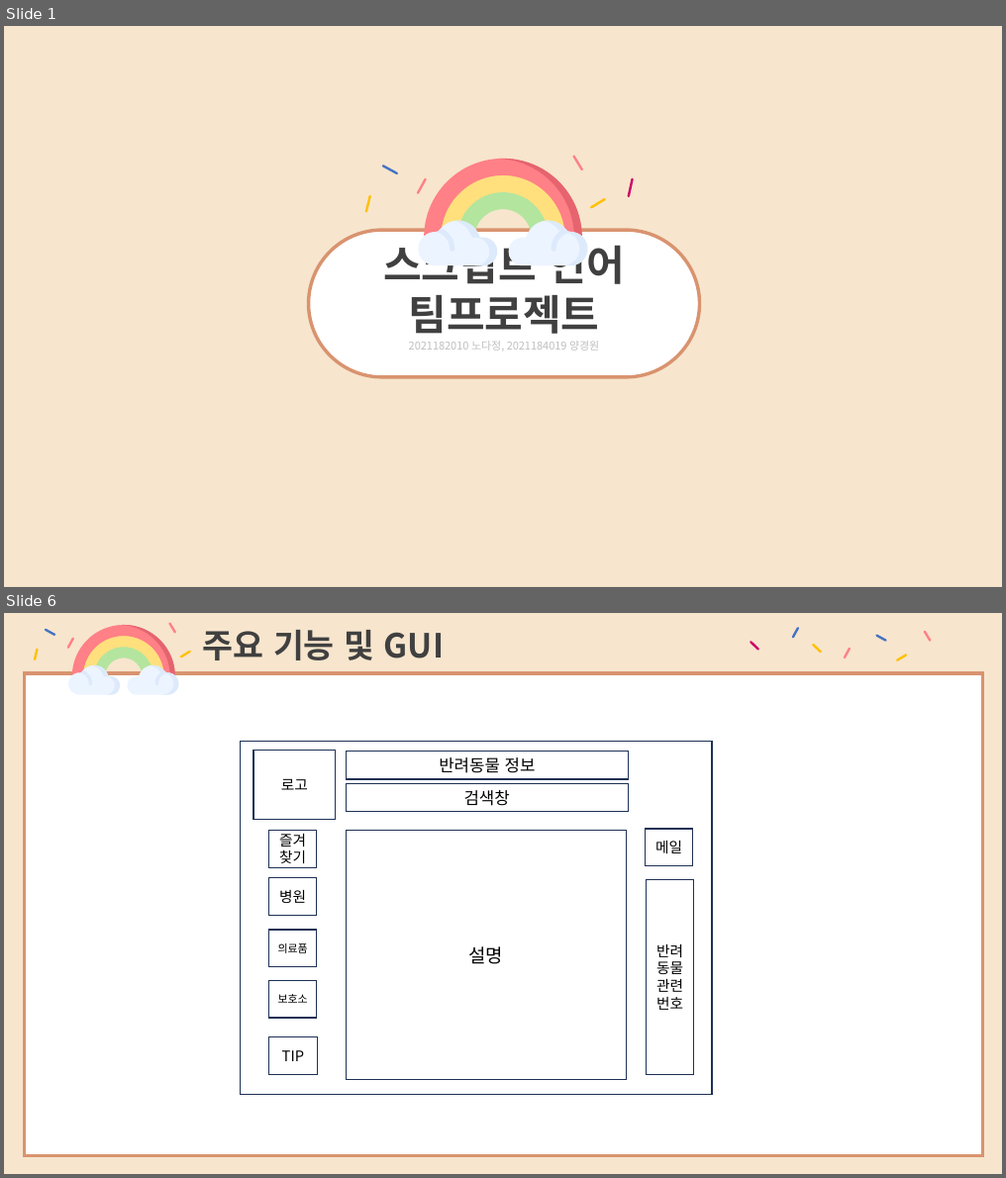
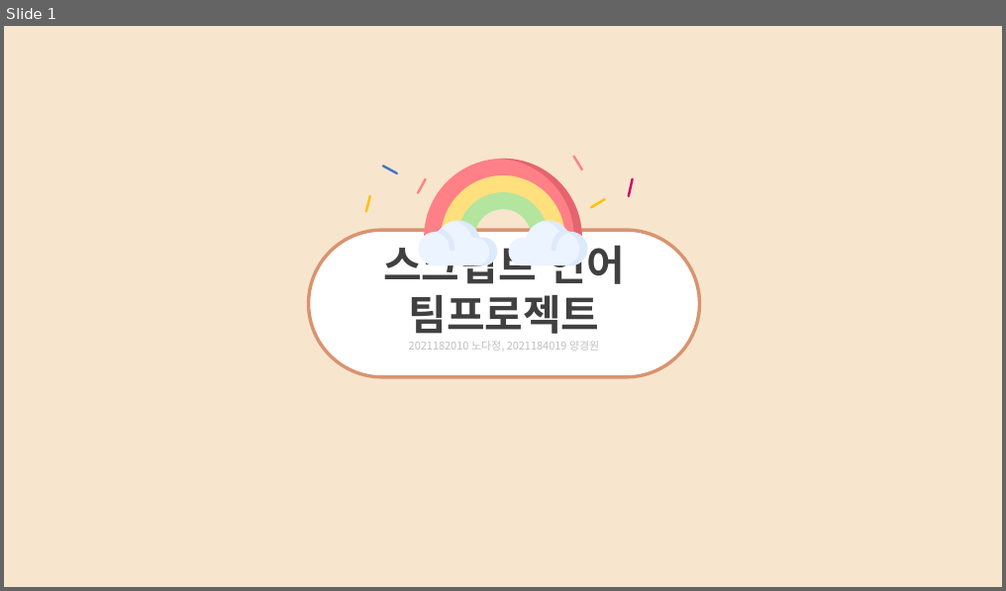
Before and after one commit to Nohdajeong/Pet_Information, a slide deck: 2021182010 노다정, 2021182019 양경원 - 스크립트언어 팀프로젝트 기획ppt.pptx. Shown one above the other, each under a label of ours: slides 1 and 6 before the commit, slide 1 after it; the slides between them are not shown. The pictures are 1006x1178 and 1006x591 pixels, drawn with LibreOffice and Linux fonts; fonts in the diff are those of the drawing. Boxes give left, top, right and bottom in pixels: in the first picture for what was removed or moved away, otherwise in the second. Text is boxed around its words. In the diff, an @@ line names an element or a change of style, - is before the commit and + after.

```diff
--- a/2021182010 노다정, 2021182019 양경원 - 스크립트언어 팀프로젝트 기획ppt.pptx
+++ b/2021182010 노다정, 2021182019 양경원 - 스크립트언어 팀프로젝트 기획ppt.pptx
@@ slide 6 removed at [4, 613, 1002, 1174], background #F7E5CD @@
@@ text removed at [203, 630, 444, 661] @@
-주요 기능 및 GUI
@@ group removed at [35, 624, 190, 660]: 5 lines @@
@@ group removed at [68, 625, 179, 694]: 10 freeform shapes @@
@@ group removed at [751, 628, 930, 661]: 7 lines @@
@@ rectangle removed at [24, 673, 982, 1157] @@
@@ rectangle removed at [241, 741, 712, 1094] @@
@@ rectangle removed at [253, 750, 336, 820] @@
-로고
@@ rectangle removed at [347, 751, 629, 779] @@
-반려동물 정보
@@ rectangle removed at [346, 783, 628, 812] @@
-검색창
@@ rectangle removed at [269, 830, 317, 867] @@
-즐겨찾기
@@ rectangle removed at [346, 830, 626, 1080] @@
-설명
@@ rectangle removed at [645, 829, 693, 866] @@
-메일
@@ rectangle removed at [269, 878, 317, 916] @@
-병원
@@ rectangle removed at [647, 879, 694, 1075] @@
-반려동물 관련 번호
@@ rectangle removed at [269, 930, 317, 967] @@
-의료품
@@ rectangle removed at [269, 980, 317, 1018] @@
-보호소
@@ rectangle removed at [269, 1038, 317, 1075] @@
-TIP
```
Also in this commit, not shown: 2 slides changed, 3 slides added, 3 other slides removed, 2 other files.
